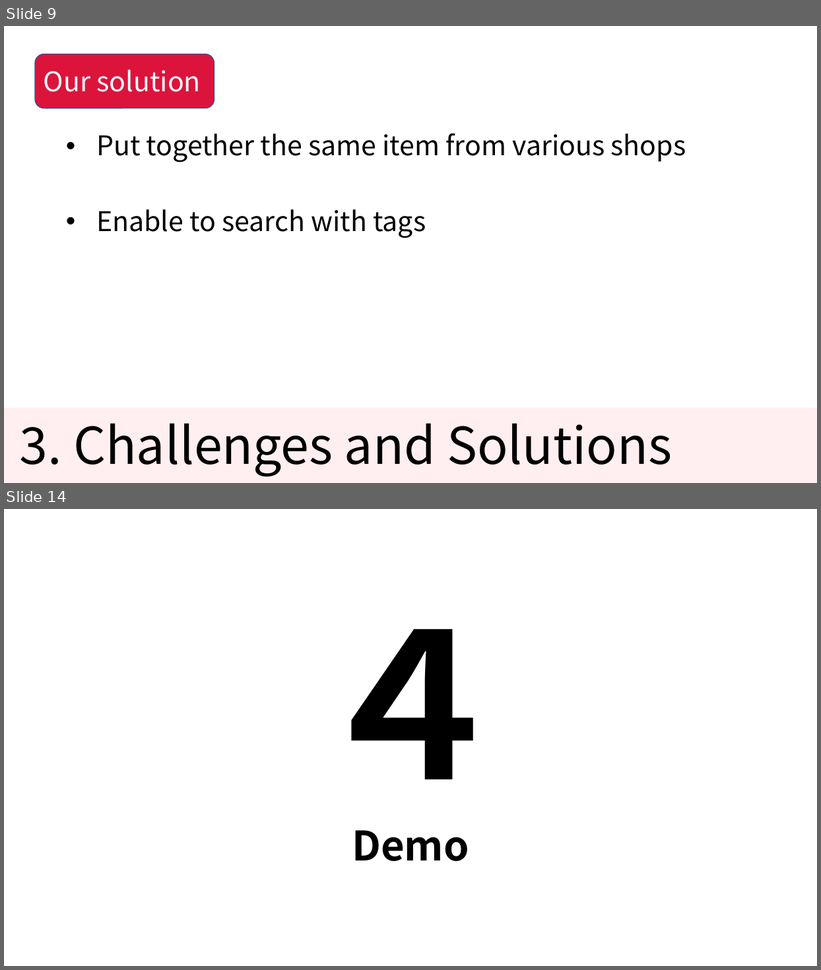
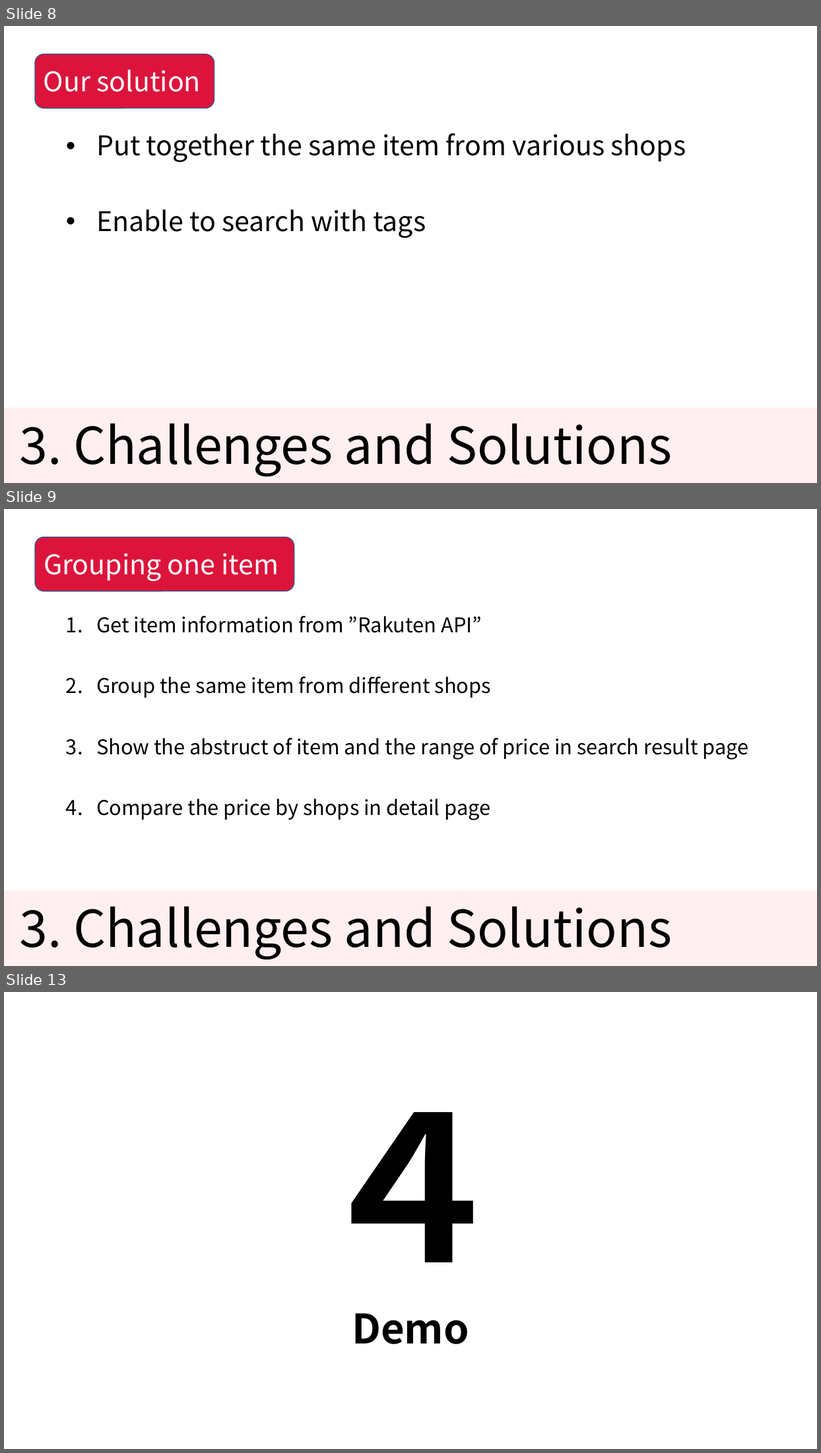
Before and after one commit to KNobuki/Rakuten_fashion, a slide deck: presentation/Presentation.pptx. Shown one above the other, each under a label of ours: slides 9 and 14 before the commit, slides 8, 9 and 13 after it; the slides between them are not shown. The pictures are 821x970 and 821x1453 pixels, drawn with LibreOffice and Linux fonts; fonts in the diff are those of the drawing. Boxes give left, top, right and bottom in pixels: in the first picture for what was removed or moved away, otherwise in the second. Text is boxed around its words. In the diff, an @@ line names an element or a change of style, - is before the commit and + after.

```diff
--- a/presentation/Presentation.pptx
+++ b/presentation/Presentation.pptx
@@ slide 9 added at (4, 509, 817, 966), background #FFFFFF; not listed: 1 template element that a slide beside it also shows @@
@@ rounded rectangle added at (35, 537, 294, 591), fill #DC143C, outline #325491 1 pt, 32 pt, text #FFFFFF @@
+Grouping one item
@@ text added at (96, 616, 749, 821), 24 pt, text #000000 @@
+1. Get item information from ”Rakuten API”
+2. Group the same item from different shops
+3. Show the abstruct of item and the range of price in search result page
+4. Compare the price by shops in detail page
@@ title added at (20, 906, 672, 960), 60 pt, text #000000 @@
+3. Challenges and Solutions
@@ what was slide 9 is now slide 8 @@
@@ what was slide 14 is now slide 13 @@
```
Also in this commit, not shown: 3 slides changed, 2 slides removed.
